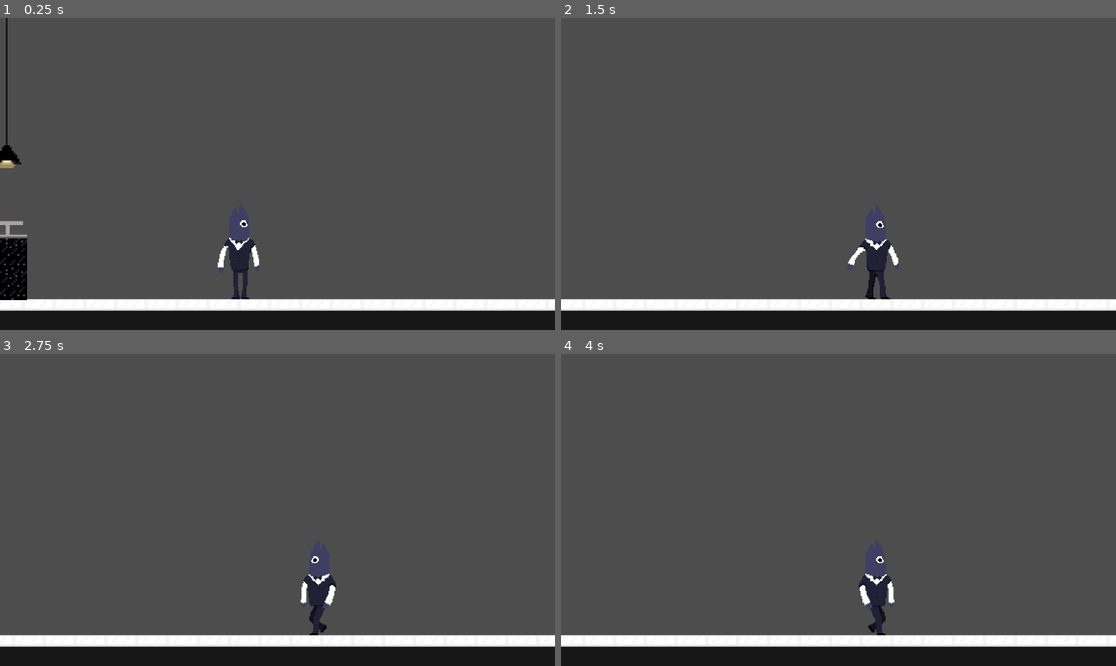
Above: before the commit, frames 1-4 (two rows, left to right).
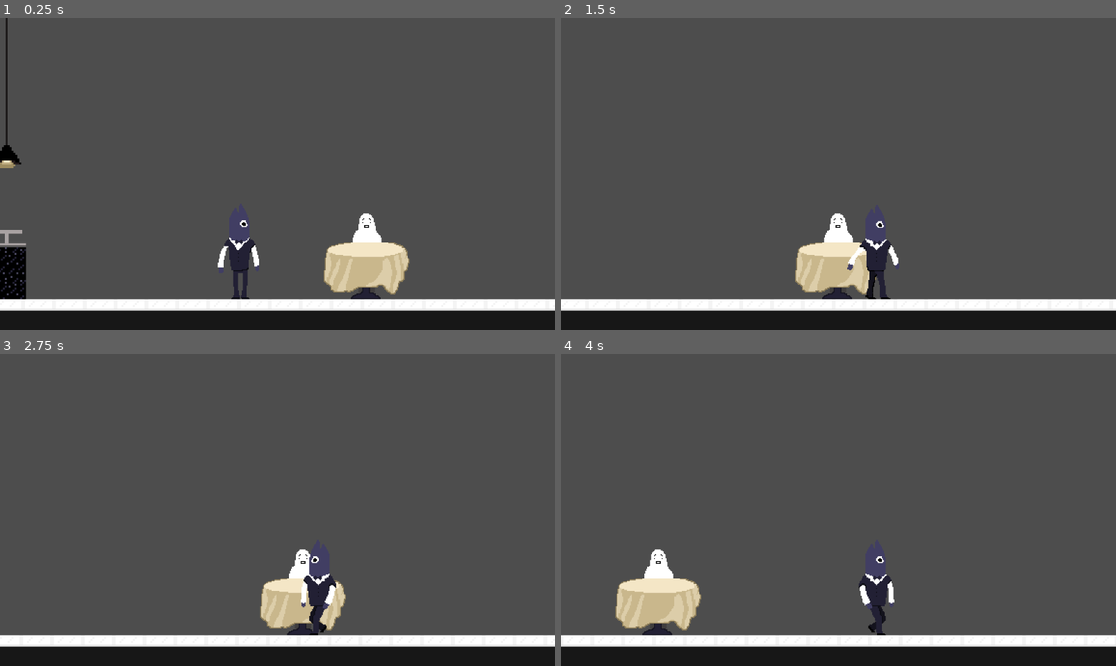
Above: after the commit, the same moments.

Repository: kamero0n/Tippy
Game: Godot game, scene res://scenes/tippy.tscn
Two runs of this game, one before a commit and one after it. Both use one fixed random seed, a clock stepped at 60 frames per second and the inputs below.
Inputs:
- Up to frame 1 (0.25 s): no input
- Up to frame 2 (1.5 s): hold D (move_right) from 0.53 s (still down); tap Q (pick_up) at 0.6 s; tap Space (jump) at 0.77 s; tap E (drop) at 1.35 s
- Up to frame 3 (2.75 s): tap Space (jump) at 1.52 s; tap Q (pick_up) at 1.55, 2.1 s; release D (move_right) at 2.03 s; hold A (move_left) from 2.03 s (still down)
- Up to frame 4 (4 s): release A (move_left) at 2.78 s; hold D (move_right) from 2.78 s (still down); tap Shift (sprint) at 2.85 s; tap Space (jump) at 3.02, 3.77 s; tap Q (pick_up) at 3.05, 3.6 s

The runs differ from the first frame. In frame 1, 3.2% of the frame differs, in the area x 0-74%, y 62-91%; in frame 2, 2.3%; in frame 3, 1.9%; in frame 4, 2.6%.

Commit message:
added table, customer sprites... i hope temp but for now are in

Diff:
--- /dev/null
+++ b/scenes/background.tscn
@@ -0,0 +1,15 @@
+[gd_scene load_steps=2 format=3 uid="uid://djc6i1om26nud"]
+
+[ext_resource type="Texture2D" uid="uid://c01nnxsc8w03i" path="res://assets/misc/background.png" id="1_bkp1e"]
+
+[node name="Node2D" type="Node2D"]
+
+[node name="ColorRect" type="ColorRect" parent="."]
+custom_minimum_size = Vector2(1152, 648)
+offset_right = 40.0
+offset_bottom = 40.0
+color = Color(0, 0, 0, 1)
+
+[node name="Sprite2D" type="Sprite2D" parent="."]
+texture = ExtResource("1_bkp1e")
+centered = false
--- /dev/null
+++ b/scenes/customer.tscn
@@ -0,0 +1,15 @@
+[gd_scene load_steps=3 format=3 uid="uid://b3qmoechdtco3"]
+
+[ext_resource type="Texture2D" uid="uid://0e5alcgidubf" path="res://assets/misc/npc_base.png" id="1_ktfjk"]
+
+[sub_resource type="RectangleShape2D" id="RectangleShape2D_xss0h"]
+size = Vector2(30, 25)
+
+[node name="Area2D" type="Area2D"]
+
+[node name="Sprite2D" type="Sprite2D" parent="."]
+texture = ExtResource("1_ktfjk")
+
+[node name="CollisionShape2D" type="CollisionShape2D" parent="."]
+position = Vector2(-1, -9.5)
+shape = SubResource("RectangleShape2D_xss0h")
--- a/scenes/player.tscn
+++ b/scenes/player.tscn
@@ -270,7 +270,7 @@
 sprite_frames = SubResource("SpriteFrames_y4r1p")
 animation = &"carry_idle"
 autoplay = "idle"
-frame_progress = 0.336885
+frame_progress = 0.398146
 
 [node name="collider" type="CollisionShape2D" parent="."]
 position = Vector2(0, -28)
--- /dev/null
+++ b/scenes/table.tscn
@@ -0,0 +1,8 @@
+[gd_scene load_steps=2 format=3 uid="uid://len0r378bqub"]
+
+[ext_resource type="Texture2D" uid="uid://boa5ixjygdtt3" path="res://assets/misc/table.png" id="1_02ppr"]
+
+[node name="Area2D" type="Area2D"]
+
+[node name="Sprite2D" type="Sprite2D" parent="."]
+texture = ExtResource("1_02ppr")
--- a/scenes/tippy.tscn
+++ b/scenes/tippy.tscn
@@ -1,8 +1,10 @@
-[gd_scene load_steps=6 format=4 uid="uid://bjfjj6q88n3m1"]
+[gd_scene load_steps=8 format=4 uid="uid://bjfjj6q88n3m1"]
 
 [ext_resource type="PackedScene" uid="uid://btabfijb1ieil" path="res://scenes/player.tscn" id="1_u17a7"]
 [ext_resource type="Texture2D" uid="uid://dsfic81tatyuo" path="res://assets/tileset/world_tileset_tippy.png" id="2_5xltu"]
 [ext_resource type="PackedScene" uid="uid://cfpa61l6m8k68" path="res://scenes/counter.tscn" id="3_5xltu"]
+[ext_resource type="PackedScene" uid="uid://len0r378bqub" path="res://scenes/table.tscn" id="4_bkei7"]
+[ext_resource type="PackedScene" uid="uid://b3qmoechdtco3" path="res://scenes/customer.tscn" id="5_wixx3"]
 
 [sub_resource type="TileSetAtlasSource" id="TileSetAtlasSource_wixx3"]
 texture = ExtResource("2_5xltu")
@@ -145,6 +147,12 @@
 [node name="Tippy" type="Node2D"]
 texture_filter = 1
 
+[node name="table" parent="." instance=ExtResource("4_bkei7")]
+position = Vector2(222, 159)
+
+[node name="customer" parent="." instance=ExtResource("5_wixx3")]
+position = Vector2(222, 159)
+
 [node name="Tippy" parent="." instance=ExtResource("1_u17a7")]
 position = Vector2(90, 206)
 
@@ -153,6 +161,10 @@
 zoom = Vector2(2, 2)
 rotation_smoothing_enabled = true
 
+[node name="Counter" parent="." instance=ExtResource("3_5xltu")]
+position = Vector2(-148, 173)
+scale = Vector2(2, 2)
+
 [node name="Floor" type="TileMapLayer" parent="."]
 use_parent_material = true
 position = Vector2(184, -209)
@@ -160,8 +172,4 @@
 tile_map_data = PackedByteArray("AAD7/w0AAAAAAAAAAAD8/w0AAAAAAAAAAAD9/w0AAAAAAAAAAAD+/w0AAAAAAAAAAAD//w0AAAAAAAAAAAAAAA …(2688 unchanged characters)…
 tile_set = SubResource("TileSet_l42us")
 
-[node name="Counter" parent="." instance=ExtResource("3_5xltu")]
-position = Vector2(-147, 164)
-scale = Vector2(2, 2)
-
 [connection signal="dish_taken" from="Counter" to="Tippy" method="_on_counter_dish_taken"]
--- a/scripts/counter.gd
+++ b/scripts/counter.gd
@@ -21,6 +21,3 @@
 			print("grabbed dish")
 
 			emit_signal("dish_taken", dish)
-
-			# reset state
-			atCounter = false
--- a/scripts/player.gd
+++ b/scripts/player.gd
@@ -1,8 +1,8 @@
 extends CharacterBody2D
 
 
-const SPEED = 150.0
-const SPRINT_SPEED = 300.0
+const SPEED = 180.0
+const SPRINT_SPEED = 280.0
 const JUMP_VELOCITY = -400.0
 
 @onready var animated_sprite = $body
Binary file added: assets/misc/background.png
Not shown, added: assets/misc/background.png.import
Binary file added: assets/misc/light_bulb.aseprite
Binary file added: assets/misc/npc_base.aseprite
Binary file added: assets/misc/npc_base.png
Not shown, added: assets/misc/npc_base.png.import
Binary file added: assets/misc/table.png
Not shown, added: assets/misc/table.png.import
